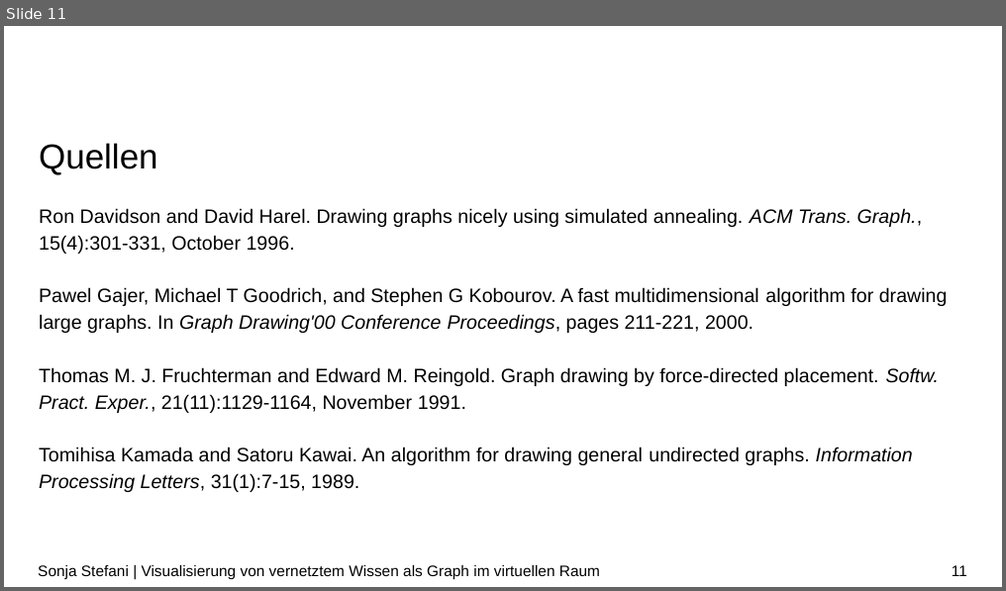
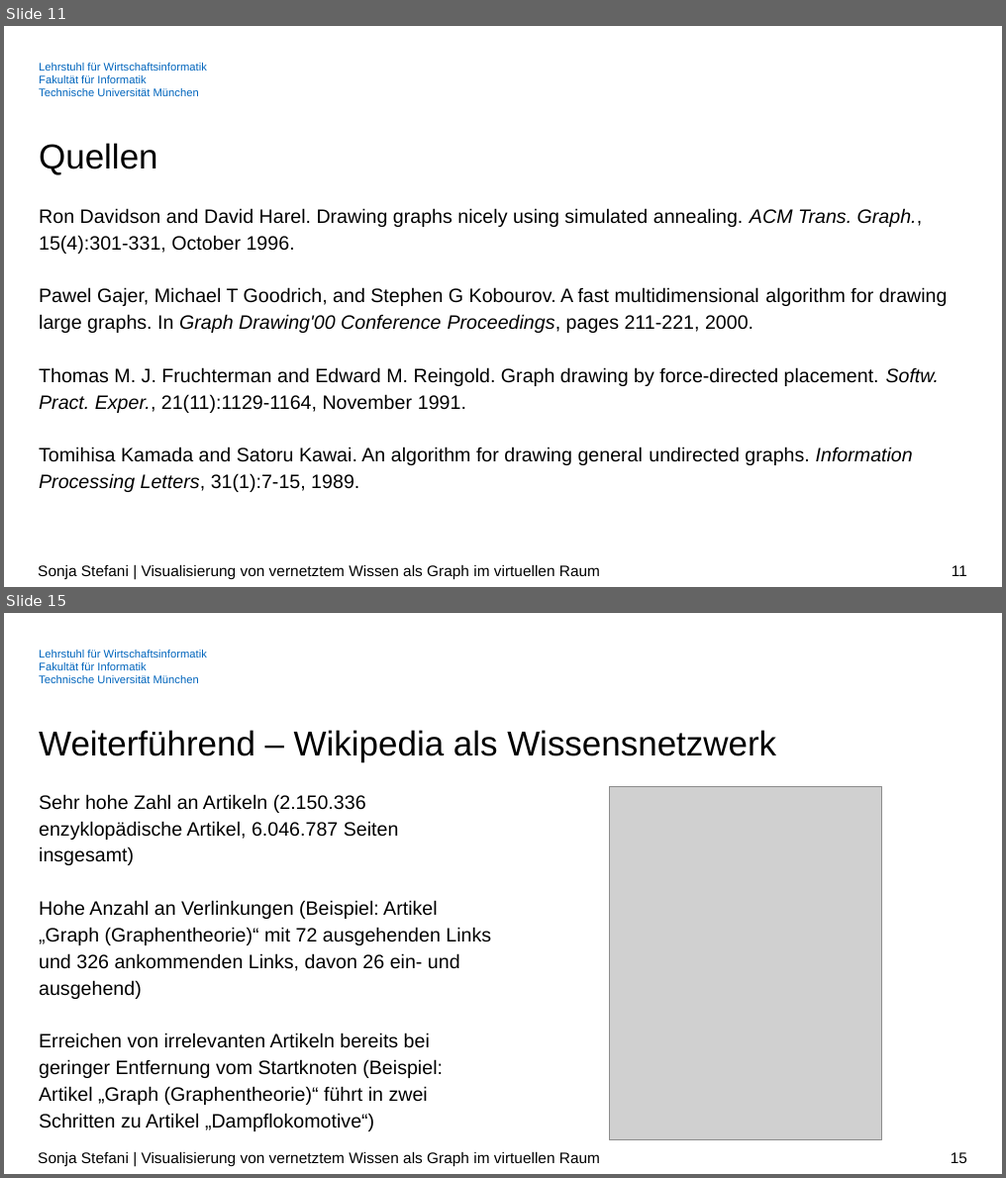
Before and after one commit to SonjaSt/knowledge-visualization-vr, a slide deck: Dokumente/Zwischenpraesentation_BA.pptx. Shown one above the other, each under a label of ours: slide 11 before the commit, slides 11 and 15 after it; the slides between them are not shown. The pictures are 1006x591 and 1006x1178 pixels, drawn with LibreOffice and Linux fonts; fonts in the diff are those of the drawing; grey boxes stand for pictures; background and template pictures are left out. Boxes give left, top, right and bottom in pixels: in the first picture for what was removed or moved away, otherwise in the second. Text is boxed around its words. In the diff, an @@ line names an element or a change of style, - is before the commit and + after.

```diff
--- a/Dokumente/Zwischenpraesentation_BA.pptx
+++ b/Dokumente/Zwischenpraesentation_BA.pptx
@@ slide 15 added at box(4, 613, 1002, 1174), background #FFFFFF; not listed: 1 template element that a slide beside it also shows @@
@@ title added at box(39, 730, 776, 762), 25 pt, text #000000 @@
+Weiterführend – Wikipedia als Wissensnetzwerk
@@ picture added at box(609, 786, 881, 1140) @@
@@ text added at box(39, 794, 491, 1132), 14 pt, text #000000 @@
+Sehr hohe Zahl an Artikeln (2.150.336 enzyklopädische Artikel, 6.046.787 Seiten insgesamt)
+Hohe Anzahl an Verlinkungen (Beispiel: Artikel „Graph (Graphentheorie)“ mit 72 ausgehenden Links und 326 ankommenden Links, davon 26 ein- und ausgehend)
+Erreichen von irrelevanten Artikeln bereits bei geringer Entfernung vom Startknoten (Beispiel: Artikel „Graph (Graphentheorie)“ führt in zwei Schritten zu Artikel „Dampflokomotive“)
@@ text added at box(38, 1153, 600, 1167), 11 pt, text #000000 @@
+Sonja Stefani | Visualisierung von vernetztem Wissen als Graph im virtuellen Raum
@@ page number added at box(950, 1153, 967, 1163), 11 pt, text #000000 @@
+15
@@ slide 11 changed as well @@
@@ text added at box(39, 63, 207, 96), 8 pt, text #0065BD @@
+Lehrstuhl für Wirtschaftsinformatik
+Fakultät für Informatik
+Technische Universität München
```
Also in this commit, not shown: 10 other slides changed, 7 other slides added, 30 other files.
